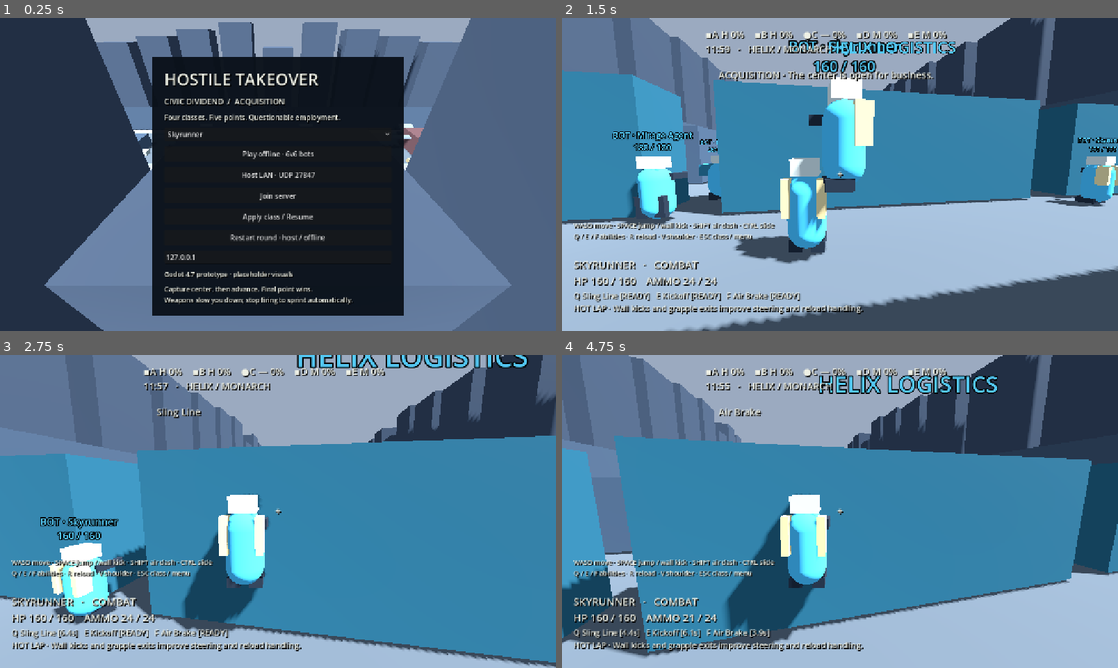
Above: before the commit, frames 1-4 (two rows, left to right).
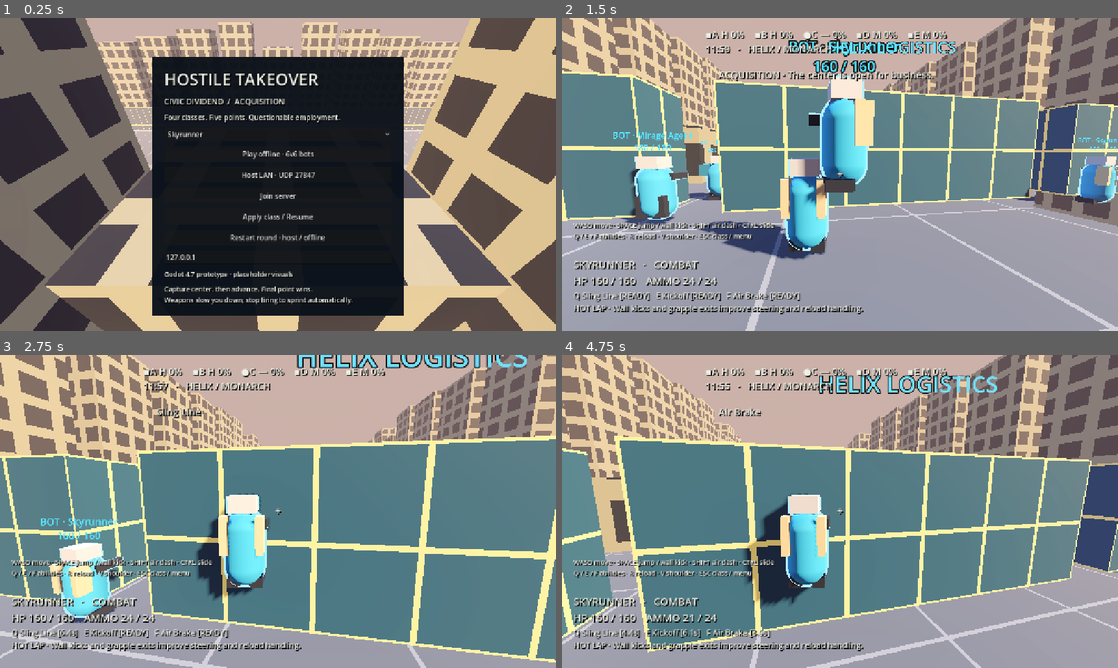
Above: after the commit, the same moments.

Repository: slimefromdq/hostile-takeover
Game: Godot game, scene res://scenes/main.tscn
Same seed, same stepped clock (60 frames per second), same inputs: the game is played once before the commit and once after it.
Inputs (mouse positions are in pixels of both pictures, inside the frame that each line leads up to):
- Up to frame 1 (0.25 s): no input
- Up to frame 2 (1.5 s): click "Play offline · 6v6 bots" at 0.5 s; tap Enter at 1.25 s; move the mouse to (867, 174) at 1.27 s; hold W (forward) from 1.28 s (still down); hold Right mouse button (alt) from 1.28 s (still down); click (867, 174) at 1.42 s
- Up to frame 3 (2.75 s): keep holding W (forward); tap Space (jump) at 1.52, 2.27 s; move the mouse to (250, 511) at 2.02 s; release Right mouse button (alt) at 2.03 s; tap Q (ability1) at 2.1 s; right-click (250, 511) at 2.3 s
- Up to frame 4 (4.75 s): keep holding W (forward); move the mouse to (851, 505) at 2.77 s; hold Right mouse button (alt) 2.78-3.53 s; tap E (ability2) at 2.85 s; move the mouse to (834, 517) at 3.52 s; tap F (ability3) at 3.6 s; click (834, 517) at 3.67 s; tap Space (jump) at 3.77, 4.52 s; right-click (834, 517) at 3.8 s; move the mouse to (878, 514) at 4.27 s; hold Right mouse button (alt) from 4.28 s (still down)

The runs differ from the first frame. In frame 1, 54% of the frame differs, in the area x 0-100%, y 0-100%; in frame 2, 93%; in frame 3, 95%; in frame 4, 96%.

Commit message:
Phase 1: visual language, role-based surfaces, outlines, dusk environment, asset drop-in library
Adds Visuals (palette, procedural surface/outline shaders, sky/fog/lighting) and
AssetLibrary (optional Blender-authored models/textures with procedural fallback).

Co-Authored-By: Claude Sonnet 5.5 <noreply@anthropic.com>
Claude-Session: https://claude.ai/code/session_01TfbESdZ9sQJagjg1fF95CR

Diff:
--- /dev/null
+++ b/HostileTakeover/scripts/asset_library.gd
@@ -0,0 +1,43 @@
+class_name AssetLibrary
+extends RefCounted
+
+# Single lookup point for externally authored art (e.g. Blender MCP exports).
+# Every request has a procedural fallback, so the game runs with an empty assets/ folder.
+# Layout and naming rules are documented in assets/README.md.
+
+const ROOT := "res://assets/"
+const MODEL_EXTENSIONS := ["glb", "gltf", "tscn"]
+const TEXTURE_EXTENSIONS := ["png", "webp", "jpg"]
+
+static var _cache: Dictionary = {}
+
+static func find(category: String, asset_name: String, extensions: Array) -> String:
+	for ext in extensions:
+		var path := "%s%s/%s.%s" % [ROOT, category, asset_name, ext]
+		if ResourceLoader.exists(path):
+			return path
+	return ""
+
+static func has_model(category: String, asset_name: String) -> bool:
+	return find(category, asset_name, MODEL_EXTENSIONS) != ""
+
+# Returns an instanced Node3D for models/<category>/<name>, or null when none is authored.
+static func model(category: String, asset_name: String) -> Node3D:
+	var path := find("models/" + category, asset_name, MODEL_EXTENSIONS)
+	if path == "":
+		return null
+	var scene = load(path)
+	if scene is PackedScene:
+		return scene.instantiate() as Node3D
+	return null
+
+static func texture(asset_name: String) -> Texture2D:
+	if _cache.has(asset_name):
+		return _cache[asset_name]
+	var path := find("textures", asset_name, TEXTURE_EXTENSIONS)
+	var tex: Texture2D = load(path) if path != "" else null
+	_cache[asset_name] = tex
+	return tex
+
+static func clear_cache() -> void:
+	_cache.clear()
--- a/HostileTakeover/scripts/civic_dividend.gd
+++ b/HostileTakeover/scripts/civic_dividend.gd
@@ -1,7 +1,7 @@
 class_name CivicDividend
 extends RefCounted
 
-static func box(root: Node3D, pos: Vector3, size: Vector3, color: Color, solid: bool = true) -> Node3D:
+static func box(root: Node3D, pos: Vector3, size: Vector3, color: Color, solid: bool = true, role: String = "") -> Node3D:
 	var node := StaticBody3D.new() if solid else Node3D.new()
 	root.add_child(node)
 	node.position = pos
@@ -9,10 +9,13 @@
 	var cube := BoxMesh.new()
 	cube.size = size
 	mesh.mesh = cube
-	var mat := StandardMaterial3D.new()
-	mat.albedo_color = color
-	mat.roughness = 0.9
-	mesh.material_override = mat
+	if role == "":
+		var mat := StandardMaterial3D.new()
+		mat.albedo_color = color
+		mat.roughness = 0.9
+		mesh.material_override = mat
+	else:
+		mesh.material_override = Visuals.surface(role, color)
 	node.add_child(mesh)
 	if solid:
 		node.collision_layer = 1
@@ -35,53 +38,40 @@
 	root.add_child(label)
 
 static func build(root: Node3D) -> Array[Vector3]:
-	var env := WorldEnvironment.new()
-	var environment := Environment.new()
-	environment.background_mode = Environment.BG_COLOR
-	environment.background_color = Color("9baac0")
-	environment.ambient_light_source = Environment.AMBIENT_SOURCE_COLOR
-	environment.ambient_light_color = Color("bdd3ec")
-	environment.ambient_light_energy = 0.65
-	env.environment = environment
-	root.add_child(env)
-	var sun := DirectionalLight3D.new()
-	sun.rotation_degrees = Vector3(-55, -25, 0)
-	sun.light_energy = 1.3
-	sun.shadow_enabled = true
-	root.add_child(sun)
-	box(root, Vector3(0, -0.6, 0), Vector3(180, 1, 52), Color("626d77"))
-	box(root, Vector3(0, 0, -25), Vector3(180, 1, 2), Color("a2afb9"))
-	box(root, Vector3(0, 0, 25), Vector3(180, 1, 2), Color("a2afb9"))
+	Visuals.build_environment(root)
+	box(root, Vector3(0, -0.6, 0), Vector3(180, 1, 52), Color("626d77"), true, "walk")
+	box(root, Vector3(0, 0, -25), Vector3(180, 1, 2), Color("a2afb9"), true, "walk")
+	box(root, Vector3(0, 0, 25), Vector3(180, 1, 2), Color("a2afb9"), true, "walk")
 	# Low service corridors provide flanks; connected rooftops provide parkour routes.
 	for x in [-64, -32, 0, 32, 64]:
 		for z in [-13, 13]:
 			var color := Color("32465d") if x < 0 else Color("65484b")
-			box(root, Vector3(x + 9, 2.5, z), Vector3(8, 5, 8), color)
-			box(root, Vector3(x - 9, 1.8, z), Vector3(6, 3.6, 6), color.lightened(0.1))
-			box(root, Vector3(x - 5, 0.5, z - signf(z) * 3), Vector3(2, 1, 2), Color("a4ada7"))
-			box(root, Vector3(x + 2, 3.9, z), Vector3(8, 0.3, 2), Color("7d8993"))
+			box(root, Vector3(x + 9, 2.5, z), Vector3(8, 5, 8), color.darkened(0.25), true, "tower")
+			box(root, Vector3(x - 9, 1.8, z), Vector3(6, 3.6, 6), color, true, "tower")
+			box(root, Vector3(x - 5, 0.5, z - signf(z) * 3), Vector3(2, 1, 2), Color("a4ada7"), true, "cover")
+			box(root, Vector3(x + 2, 3.9, z), Vector3(8, 0.3, 2), Color("7d8993"), true, "walk")
 			# Sloped approach to rooftop, also useful for downhill slides.
-			var ramp := box(root, Vector3(x + 9, 1.7, z + signf(z) * 6), Vector3(4, 0.4, 10), Color("8494a2"))
+			var ramp := box(root, Vector3(x + 9, 1.7, z + signf(z) * 6), Vector3(4, 0.4, 10), Color("8494a2"), true, "walk")
 			ramp.rotation.x = deg_to_rad(-22.0 * signf(z))
 		for z in [-5.0, 5.0]:
-			box(root, Vector3(x + (3 if z < 0 else -3), 0.6, z), Vector3(3, 1.2, 2), Color("b3a27c"))
-		box(root, Vector3(x, 0.02, 0), Vector3(12, 0.08, 10), Color("8698a0"), false)
+			box(root, Vector3(x + (3 if z < 0 else -3), 0.6, z), Vector3(3, 1.2, 2), Color("b3a27c"), true, "cover")
+		box(root, Vector3(x, 0.02, 0), Vector3(12, 0.08, 10), Color("8698a0"), false, "accent")
 	# Perimeter walls and skyline: no full-map sniper sightline.
 	for x in [-48, -16, 16, 48]:
-		box(root, Vector3(x, 2.2, 0), Vector3(2, 4.4, 6), Color("758c95"))
+		box(root, Vector3(x, 2.2, 0), Vector3(2, 4.4, 6), Color("758c95"), true, "wall")
 		sign_text(root, Vector3(x, 5.3, 0), "TRANSIT\nTEMPORARILY PRIVATIZED", Color("efe7c9"), 0.25)
-	box(root, Vector3(-90, 4, 0), Vector3(1, 8, 52), Color("344052"))
-	box(root, Vector3(90, 4, 0), Vector3(1, 8, 52), Color("493840"))
+	box(root, Vector3(-90, 4, 0), Vector3(1, 8, 52), Color("344052"), true, "wall")
+	box(root, Vector3(90, 4, 0), Vector3(1, 8, 52), Color("493840"), true, "wall")
 	for z in [-27, 27]:
-		box(root, Vector3(0, 4, z), Vector3(180, 8, 1), Color("445467"))
+		box(root, Vector3(0, 4, z), Vector3(180, 8, 1), Color("445467"), true, "wall")
 		for x in range(-84, 85, 12):
-			box(root, Vector3(x, 12, z + signf(z) * 7), Vector3(9, 24 + abs(x) % 15, 8), Color("3e4a5b"), false)
+			box(root, Vector3(x, 12, z + signf(z) * 7), Vector3(9, 24 + abs(x) % 15, 8), Color("3e4a5b"), false, "tower")
 	for side in [0, 1]:
 		var sx := -82.0 if side == 0 else 82.0
 		var col := Color("53c8f4") if side == 0 else Color("ff956f")
-		box(root, Vector3(sx, 2, 0), Vector3(2, 4, 12), col.darkened(0.5))
-		box(root, Vector3(sx, 2, -12), Vector3(2, 4, 8), col.darkened(0.5))
-		box(root, Vector3(sx, 2, 12), Vector3(2, 4, 8), col.darkened(0.5))
+		box(root, Vector3(sx, 2, 0), Vector3(2, 4, 12), col.darkened(0.5), true, "wall")
+		box(root, Vector3(sx, 2, -12), Vector3(2, 4, 8), col.darkened(0.5), true, "wall")
+		box(root, Vector3(sx, 2, 12), Vector3(2, 4, 8), col.darkened(0.5), true, "wall")
 		sign_text(root, Vector3(sx, 6, 0), "HELIX LOGISTICS" if side == 0 else "MONARCH HOLDINGS", col, 0.65)
 	sign_text(root, Vector3(0, 10, -18), "CIVIC DIVIDEND\nPUBLIC SPACE. PRIVATE PROBLEM.", Color("efe7c9"), 0.65)
 	var points: Array[Vector3] = []
--- a/HostileTakeover/scripts/deployable.gd
+++ b/HostileTakeover/scripts/deployable.gd
@@ -71,6 +71,8 @@
 		mat.albedo_color.a = 0.65 if kind == "double" else 0.25
 		mat.emission_enabled = true
 		mat.emission = g.team_color(team) * 0.3
+	if kind != "smoke":
+		Visuals.add_outline(mat, Visuals.team_color(team).lightened(0.4), 0.03)
 	mesh.material_override = mat
 	add_child(mesh)
 	if collision_layer != 0:
--- a/HostileTakeover/scripts/fighter.gd
+++ b/HostileTakeover/scripts/fighter.gd
@@ -55,6 +55,8 @@
 var has_remote_target := false
 var step_timer := 0.0
 var equipment: Node3D
+var outlines: Array[ShaderMaterial] = []
+var outline_side: int = -1
 
 func _process(dt: float) -> void:
 	if game != null and not game.authoritative and fighter_id != game.local_id and has_remote_target:
@@ -85,20 +87,20 @@
 	mesh.height = 1.5
 	body.mesh = mesh
 	body.position.y = 0.85
-	body.material_override = make_material(game.team_color(team))
+	body.material_override = outlined_material(game.team_color(team), 0.045)
 	add_child(body)
 	head = MeshInstance3D.new()
 	var helmet := BoxMesh.new()
 	helmet.size = Vector3(0.5, 0.32, 0.5)
 	head.mesh = helmet
 	head.position.y = 1.7
-	head.material_override = make_material(Color("e7e9df"))
+	head.material_override = outlined_material(Color("e7e9df"), 0.03)
 	add_child(head)
 	gun = MeshInstance3D.new()
 	var barrel := BoxMesh.new()
 	barrel.size = Vector3(0.15 if class_id != 2 else 0.3, 0.18, 0.6)
 	gun.mesh = barrel
-	gun.material_override = make_material(Color("28323f"))
+	gun.material_override = outlined_material(Color("28323f"), 0.025)
 	gun.position = Vector3(0.36, 1.3, -0.3)
 	add_child(gun)
 	equipment = preload("res://scripts/class_identity.gd").build(self, class_id, game.team_color(team))
@@ -128,6 +130,21 @@
 	mat.albedo_color = color
 	mat.roughness = 0.85
 	return mat
+
+func outlined_material(color: Color, width: float) -> StandardMaterial3D:
+	var mat := make_material(color)
+	outlines.append(Visuals.add_outline(mat, Visuals.ENEMY_OUTLINE, width))
+	return mat
+
+# Allies read cool, enemies read red, whatever the team palette is.
+func refresh_outline() -> void:
+	var local_side: int = game.local_team()
+	if local_side == outline_side:
+		return
+	outline_side = local_side
+	var color := Visuals.outline_color_for(team, local_side)
+	for outline in outlines:
+		outline.set_shader_parameter("outline_color", color)
 
 func direction() -> Vector3:
 	return Basis.from_euler(Vector3(pitch, yaw, 0.0)) * Vector3.FORWARD
@@ -280,6 +297,7 @@
 	gun.visible = not hidden
 	equipment.visible = not hidden
 	marker.visible = not hidden and fighter_id != game.local_id
+	refresh_outline()
 	var obscured: bool = conceal > 0 and reveal <= 0 and game.local_team() != team and fighter_id != game.local_id
 	if obscured and game.local_player() != null:
 		obscured = game.local_player().global_position.distance_to(global_position) > 5.0
--- a/HostileTakeover/scripts/game.gd
+++ b/HostileTakeover/scripts/game.gd
@@ -89,7 +89,7 @@
 		InputMap.action_add_event(pair[0], mouse)
 
 func team_color(side: int) -> Color:
-	return Color("53c8f4") if side == 0 else Color("ff956f")
+	return Visuals.team_color(side)
 
 func local_player() -> Fighter:
 	return fighters.get(local_id)
--- /dev/null
+++ b/HostileTakeover/scripts/visuals.gd
@@ -0,0 +1,177 @@
+class_name Visuals
+extends RefCounted
+
+# Shared visual language: team palette, role-based surface materials, silhouette outlines,
+# and the city environment. Authored textures (assets/textures/<role>_albedo.*) override the
+# procedural look for a role.
+
+const HELIX := Color("3fd0ff")
+const MONARCH := Color("ff8a4c")
+const NEUTRAL := Color("d8d6c0")
+const ENEMY_OUTLINE := Color("ff3b3b")
+const ALLY_OUTLINE := Color("8fe3ff")
+
+# role -> [surface base multiplier, line colour, grid cell metres, line width, emission]
+const ROLES := {
+	"walk": [1.0, Color("c9cfd2"), 4.0, 0.05, 0.0],
+	"wall": [1.0, Color("ffd36b"), 2.0, 0.06, 0.6],
+	"tower": [0.55, Color("ffe7a8"), 3.0, 0.5, 0.25],
+	"cover": [1.0, Color("ffffff"), 1.0, 0.04, 0.0],
+	"accent": [1.0, Color("ffffff"), 2.0, 0.2, 1.4],
+	"hazard": [1.0, Color("ffcc00"), 1.0, 0.25, 0.8],
+	"glass": [1.0, Color("bfe9ff"), 2.0, 0.05, 0.2],
+}
+
+const SURFACE_SHADER := """
+shader_type spatial;
+uniform vec4 base_color : source_color = vec4(0.5, 0.5, 0.5, 1.0);
+uniform vec4 line_color : source_color = vec4(1.0, 1.0, 1.0, 1.0);
+uniform float cell = 2.0;
+uniform float line_width = 0.05;
+uniform float emission_strength = 0.0;
+uniform float alpha = 1.0;
+varying vec3 world_pos;
+varying vec3 world_normal;
+void vertex() {
+	world_pos = (MODEL_MATRIX * vec4(VERTEX, 1.0)).xyz;
+	world_normal = normalize((MODEL_MATRIX * vec4(NORMAL, 0.0)).xyz);
+}
+void fragment() {
+	vec3 n = abs(world_normal);
+	vec2 uv = world_pos.xy;
+	if (n.y > 0.7) {
+		uv = world_pos.xz;
+	} else if (n.x > n.z) {
+		uv = world_pos.zy;
+	}
+	vec2 g = abs(fract(uv / cell - 0.5) - 0.5) * cell;
+	float line = 1.0 - step(line_width, min(g.x, g.y));
+	ALBEDO = mix(base_color.rgb, line_color.rgb, line * 0.55);
+	ROUGHNESS = 0.85;
+	EMISSION = line_color.rgb * line * emission_strength;
+	ALPHA = alpha;
+}
+"""
+
+const OUTLINE_SHADER := """
+shader_type spatial;
+render_mode unshaded, cull_front;
+uniform vec4 outline_color : source_color = vec4(1.0, 0.2, 0.2, 1.0);
+uniform float width = 0.03;
+void vertex() {
+	VERTEX += NORMAL * width;
+}
+void fragment() {
+	ALBEDO = outline_color.rgb;
+}
+"""
+
+static var _surface_shader: Shader
+static var _outline_shader: Shader
+static var _materials: Dictionary = {}
+
+static func team_color(side: int) -> Color:
+	return HELIX if side == 0 else MONARCH
+
+static func team_color_dark(side: int) -> Color:
+	return team_color(side).darkened(0.5)
+
+# Role-based world material. Shared per (role, colour) so the map stays cheap to draw.
+static func surface(role: String, color: Color) -> Material:
+	var key := "%s:%s" % [role, color.to_html()]
+	if _materials.has(key):
+		return _materials[key]
+	var mat: Material
+	var tex := AssetLibrary.texture(role + "_albedo")
+	if tex != null:
+		var std := StandardMaterial3D.new()
+		std.albedo_color = color
+		std.albedo_texture = tex
+		std.uv1_triplanar = true
+		std.uv1_world_triplanar = true
+		std.roughness = 0.85
+		mat = std
+	else:
+		var params: Array = ROLES.get(role, ROLES.walk)
+		if _surface_shader == null:
+			_surface_shader = Shader.new()
+			_surface_shader.code = SURFACE_SHADER
+		var sm := ShaderMaterial.new()
+		sm.shader = _surface_shader
+		sm.set_shader_parameter("base_color", color * params[0])
+		sm.set_shader_parameter("line_color", params[1])
+		sm.set_shader_parameter("cell", params[2])
+		sm.set_shader_parameter("line_width", params[3])
+		sm.set_shader_parameter("emission_strength", params[4])
+		if role == "glass":
+			sm.set_shader_parameter("alpha", 0.35)
+		mat = sm
+	_materials[key] = mat
+	return mat
+
+# Plain lit material used for characters and props.
+static func solid(color: Color, rough: float = 0.8) -> StandardMaterial3D:
+	var mat := StandardMaterial3D.new()
+	mat.albedo_color = color
+	mat.roughness = rough
+	return mat
+
+static func glow(color: Color, energy: float = 1.5) -> StandardMaterial3D:
+	var mat := StandardMaterial3D.new()
+	mat.albedo_color = color
+	mat.emission_enabled = true
+	mat.emission = color
+	mat.emission_energy_multiplier = energy
+	return mat
+
+# Inverted-hull silhouette: returns the ShaderMaterial so callers can recolour it later.
+static func add_outline(material: BaseMaterial3D, color: Color, width: float = 0.03) -> ShaderMaterial:
+	if _outline_shader == null:
+		_outline_shader = Shader.new()
+		_outline_shader.code = OUTLINE_SHADER
+	var outline := ShaderMaterial.new()
+	outline.shader = _outline_shader
+	outline.set_shader_parameter("outline_color", color)
+	outline.set_shader_parameter("width", width)
+	material.next_pass = outline
+	return outline
+
+static func outline_color_for(side: int, local_side: int) -> Color:
+	return ALLY_OUTLINE if side == local_side else ENEMY_OUTLINE
+
+# Dusk city: procedural sky, depth fog for distance readability, warm key with cool fill.
+static func build_environment(root: Node3D) -> void:
+	var sky_material := ProceduralSkyMaterial.new()
+	sky_material.sky_top_color = Color("1d2b4d")
+	sky_material.sky_horizon_color = Color("d98a5f")
+	sky_material.ground_horizon_color = Color("8a6a6a")
+	sky_material.ground_bottom_color = Color("2a2f3d")
+	sky_material.sun_angle_max = 25.0
+	var sky := Sky.new()
+	sky.sky_material = sky_material
+	var environment := Environment.new()
+	environment.background_mode = Environment.BG_SKY
+	environment.sky = sky
+	environment.ambient_light_source = Environment.AMBIENT_SOURCE_SKY
+	environment.ambient_light_energy = 0.45
+	environment.tonemap_mode = Environment.TONE_MAPPER_FILMIC
+	environment.fog_enabled = true
+	environment.fog_light_color = Color("a98d85")
+	environment.fog_density = 0.004
+	environment.glow_enabled = true
+	environment.glow_intensity = 0.6
+	environment.glow_bloom = 0.05
+	var world_env := WorldEnvironment.new()
+	world_env.environment = environment
+	root.add_child(world_env)
+	var sun := DirectionalLight3D.new()
+	sun.rotation_degrees = Vector3(-38, -35, 0)
+	sun.light_color = Color("ffd8a8")
+	sun.light_energy = 1.0
+	sun.shadow_enabled = true
+	root.add_child(sun)
+	var fill := DirectionalLight3D.new()
+	fill.rotation_degrees = Vector3(-30, 145, 0)
+	fill.light_color = Color("8fb4ff")
+	fill.light_energy = 0.35
+	root.add_child(fill)
Binary file changed: HostileTakeover/preview.png
Not shown, added: HostileTakeover/scripts/asset_library.gd.uid
Not shown, added: HostileTakeover/scripts/visuals.gd.uid
Not shown, added: HostileTakeover/assets/README.md
